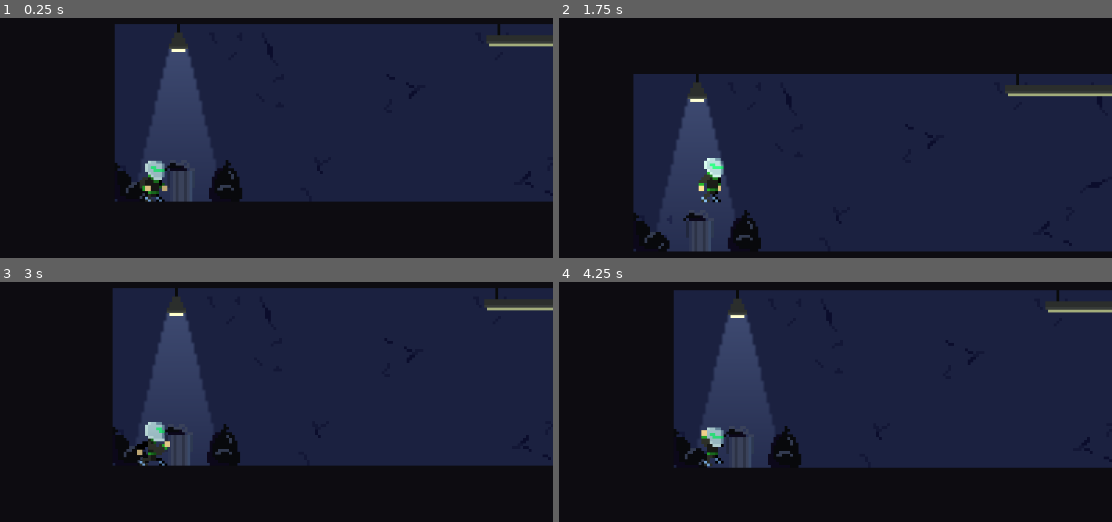
Above: before the commit, frames 1-4 (two rows, left to right).
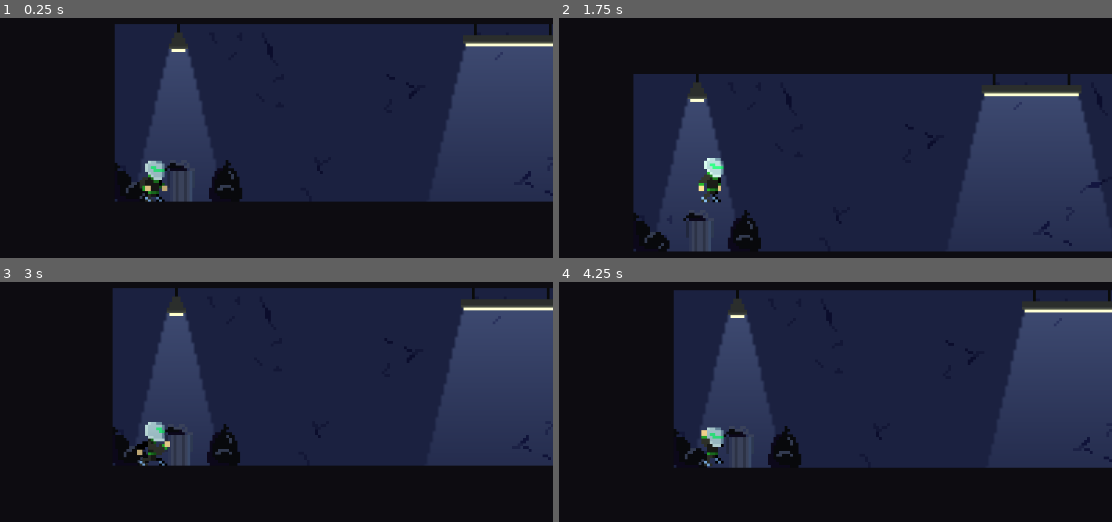
Above: after the commit, the same moments.

Repository: reneelias/Godot-2D-Platformer
Game: Godot game, scene res://Scenes/Level_01.tscn
Same seed, same stepped clock (60 frames per second), same inputs: the game is played once before the commit and once after it. This scene is started directly instead of the project's main scene.
Inputs:
- Up to frame 1 (0.25 s): no input
- Up to frame 2 (1.75 s): hold R 0.53-1.28 s; hold D from 0.53 s (still down); tap Space (Jump) at 0.77, 1.52 s; tap R at 1.35 s
- Up to frame 3 (3 s): release D at 2.03 s; hold A 2.03-2.78 s; hold R 2.03-2.78 s; hold D from 2.78 s (still down); tap R at 2.85 s
- Up to frame 4 (4.25 s): keep holding D; tap Space (Jump) at 3.02, 3.77 s; hold R from 3.53 s (still down)

The runs differ from the first frame. In frame 1, 8.2% of the frame differs, in the area x 79-100%, y 2-56%; in frame 2, 9.9%, in the area x 72-100%, y 23-77%; in frame 3, 8.4%; in frame 4, 8.2%.

Commit message:
LongHangingLamp scene

Diff:
--- /dev/null
+++ b/2d-platformer/ObjectScenes/LongHangingLamp.tscn
@@ -0,0 +1,18 @@
+[gd_scene load_steps=4 format=3 uid="uid://cnffxmilq3e7k"]
+
+[ext_resource type="Texture2D" uid="uid://dop1yny2emhva" path="res://Sprites/Lights.png" id="1_dsf17"]
+[ext_resource type="Texture2D" uid="uid://cg2vjss0yay87" path="res://Sprites/PointLightTextures/PointLightTexture_07.png" id="2_o745o"]
+
+[sub_resource type="AtlasTexture" id="AtlasTexture_m6f4h"]
+atlas = ExtResource("1_dsf17")
+region = Rect2(0, 0, 49, 16)
+
+[node name="LongHangingLamp" type="Sprite2D"]
+texture = SubResource("AtlasTexture_m6f4h")
+
+[node name="PointLight2D" type="PointLight2D" parent="."]
+position = Vector2(-0.5, 30.5)
+color = Color(0.796078, 0.827451, 0.494118, 1)
+range_z_min = -100
+range_z_max = 50
+texture = ExtResource("2_o745o")
--- a/2d-platformer/Scenes/Level_01.tscn
+++ b/2d-platformer/Scenes/Level_01.tscn
@@ -7,6 +7,7 @@
 [ext_resource type="Texture2D" uid="uid://dop1yny2emhva" path="res://Sprites/Lights.png" id="5_48sdu"]
 [ext_resource type="PackedScene" uid="uid://ccwmsb5ujo4ku" path="res://ObjectScenes/Player.tscn" id="5_egvei"]
 [ext_resource type="PackedScene" uid="uid://dydguwvg4a50d" path="res://ObjectScenes/HangingLamp.tscn" id="7_fmco7"]
+[ext_resource type="PackedScene" uid="uid://cnffxmilq3e7k" path="res://ObjectScenes/LongHangingLamp.tscn" id="8_2jryf"]
 
 [sub_resource type="TileSetAtlasSource" id="TileSetAtlasSource_2jryf"]
 texture = ExtResource("1_e0dve")
@@ -271,7 +272,6 @@
 light_mask = 2
 z_index = -25
 texture_filter = 1
-tile_map_data = PackedByteArray("AAAGAP3/AwAAAAAAAAAHAP3/AwABAAAAAAAIAP3/AwABAAAAAAAJAP3/AwABAAAAAAAKAP3/AwACAAAAAAA=")
 tile_set = SubResource("TileSet_tf658")
 
 [node name="Scenery_Background" type="TileMapLayer" parent="TileMapLayers"]
@@ -316,3 +316,6 @@
 
 [node name="HangingLamp" parent="." instance=ExtResource("7_fmco7")]
 position = Vector2(-9, -40)
+
+[node name="LongHangingLamp" parent="." instance=ExtResource("8_2jryf")]
+position = Vector2(112, -40)
Not shown: 1 places in 2d-platformer/Scenes/Level_01.tscn that only renumber resources
Binary file added: 2d-platformer/Sprites/PointLightTextures/PointLightTexture_06.png
Not shown, added: 2d-platformer/Sprites/PointLightTextures/PointLightTexture_06.png.import
Binary file added: 2d-platformer/Sprites/PointLightTextures/PointLightTexture_07.png
Not shown, added: 2d-platformer/Sprites/PointLightTextures/PointLightTexture_07.png.import
